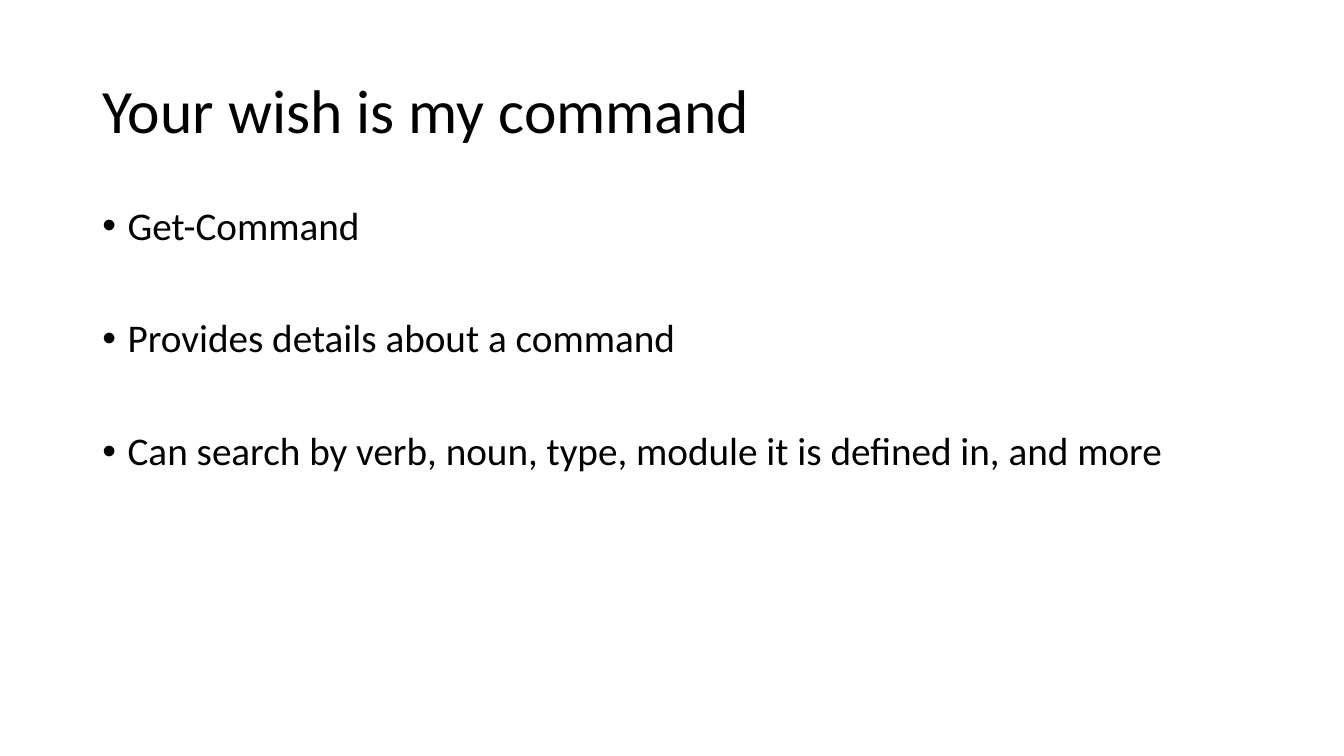
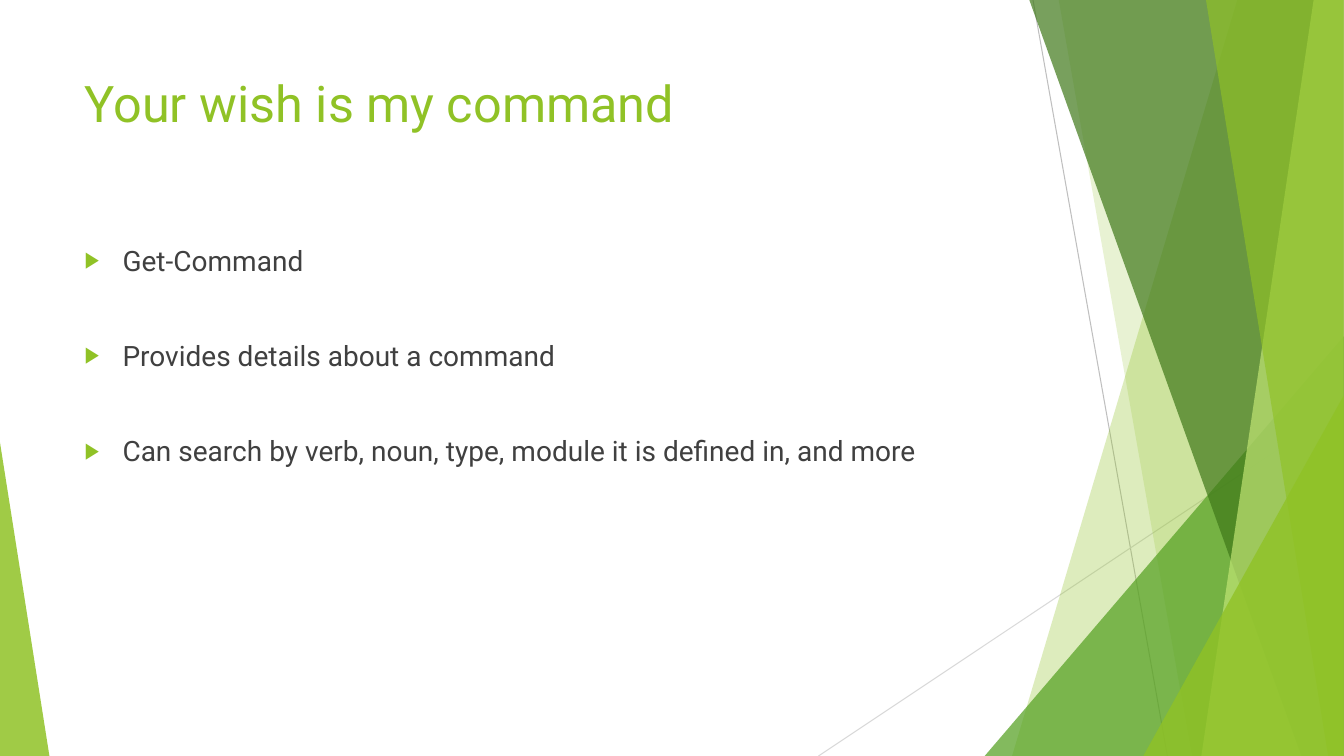
Before and after one commit to ergo3114/Fundamentals1, a slide deck: slide 6 of PowerShell Fundamentals 1.pptx (slide 5 before the commit). Drawn at 1344x756 pixels with LibreOffice and Linux fonts; fonts in the diff are those of the drawing. Boxes give left, top, right and bottom in pixels: in the first picture for what was removed or moved away, otherwise in the second. Text is boxed around its words. In the diff, an @@ line names an element or a change of style, - is before the commit and + after.

```diff
--- a/PowerShell Fundamentals 1.pptx
+++ b/PowerShell Fundamentals 1.pptx
@@ title "Your wish is my command": place and size @@
-title "Your wish is my command" at (102,90,748,143)
+title "Your wish is my command" at (85,84,674,133)
@@ title "Your wish is my command" at (85,84,674,133): size 44 to 36 pt, font Calibri to Roboto, text colour #000000 to #90C226; line spacing 0.9 to 1; vertical alignment middle to top @@
@@ text "Get-Command": place and size @@
-text "Get-Command" at (128,212,1162,472)
+text "Get-Command" at (123,250,916,467)
@@ text "Get-Command" at (123,250,916,467): size 28 to 20 pt, font Calibri to Roboto, text colour #000000 to #404040; bullet • to ▶; line spacing 0.9 to 1 @@
@@ group added at (0,0,1344,756): 5 freeform shapes, 3 triangles, 2 lines @@
```
Also in this commit, not shown: 8 other slides changed, 4 slides added.
